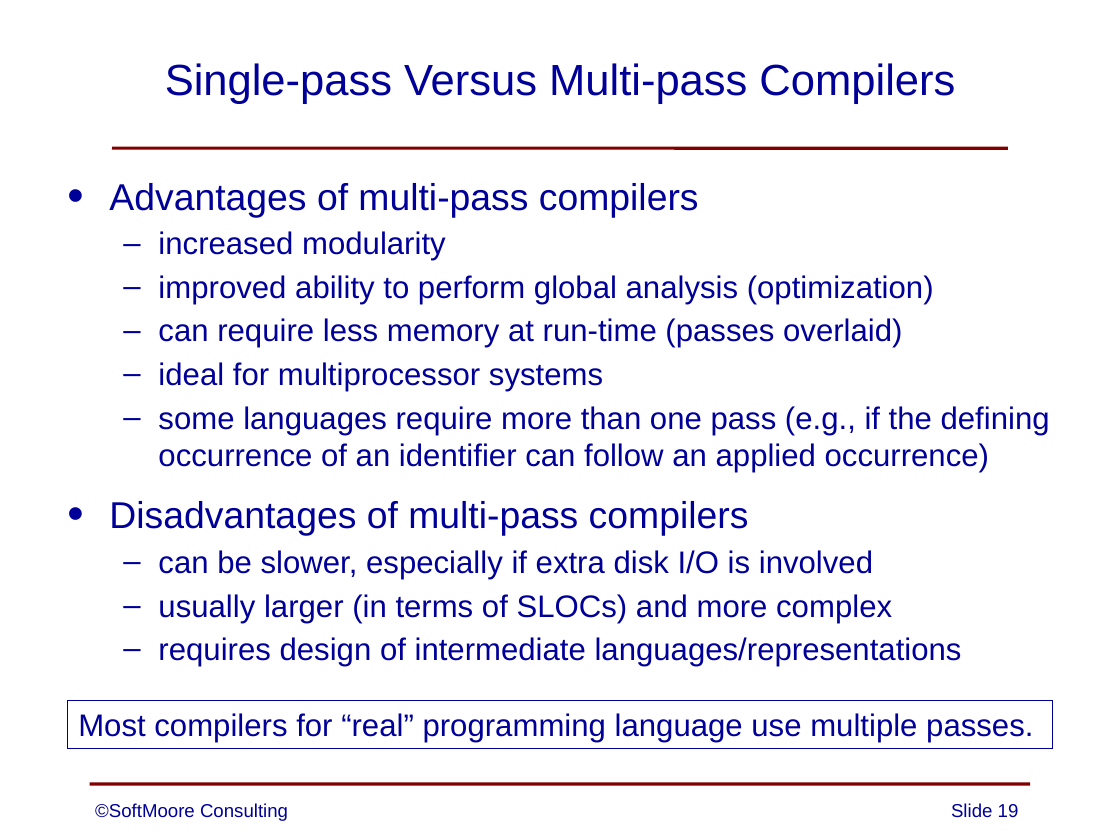
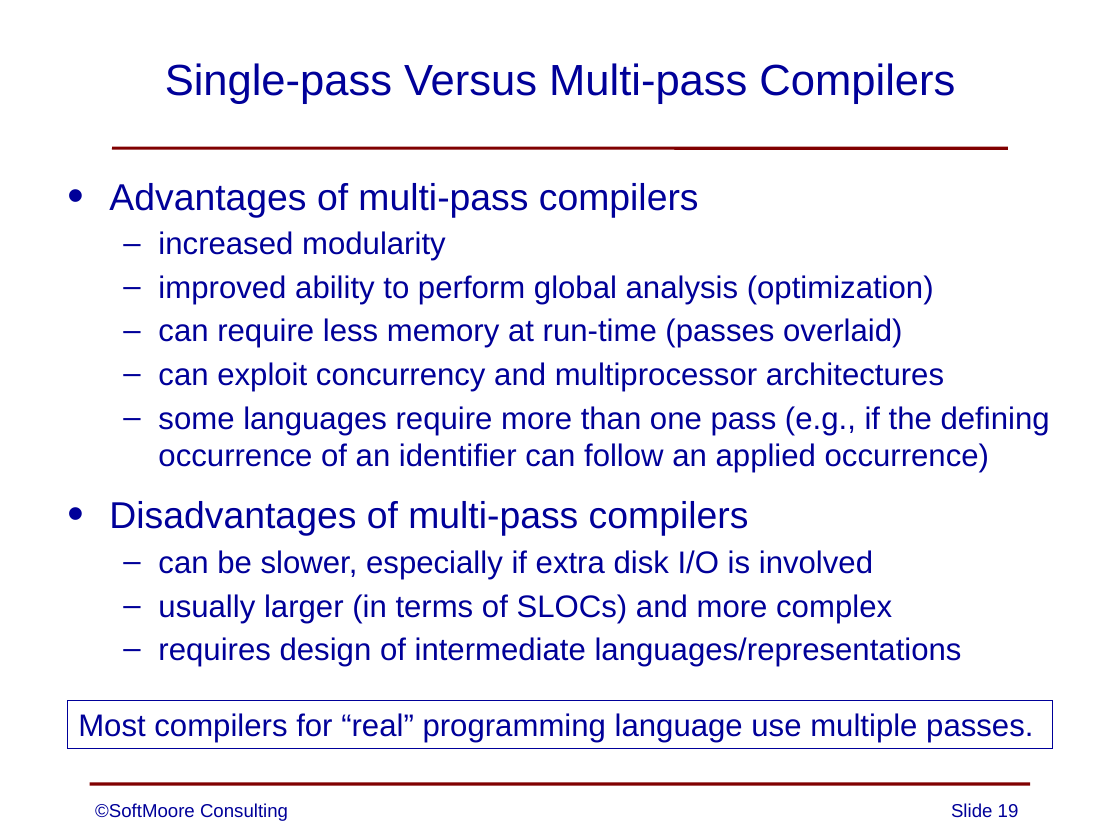
Before and after one commit to SoftMoore/CPRL-Java-3rd, a slide deck: slide 19 of PowerPoints/02 - Structure of Compilers.pptx. Drawn at 1120x840 pixels with LibreOffice and Linux fonts; fonts in the diff are those of the drawing. Boxes give left, top, right and bottom in pixels: in the first picture for what was removed or moved away, otherwise in the second. Text is boxed around its words. In the diff, an @@ line names an element or a change of style, - is before the commit and + after.

```diff
--- a/PowerPoints/02 - Structure of Compilers.pptx
+++ b/PowerPoints/02 - Structure of Compilers.pptx
@@ text at <box>158,362,944,391</box>: text changed @@
-  – ideal for multiprocessor systems
+  – can exploit concurrency and multiprocessor architectures
```
Also in this commit, not shown: 1 other slide changed.
